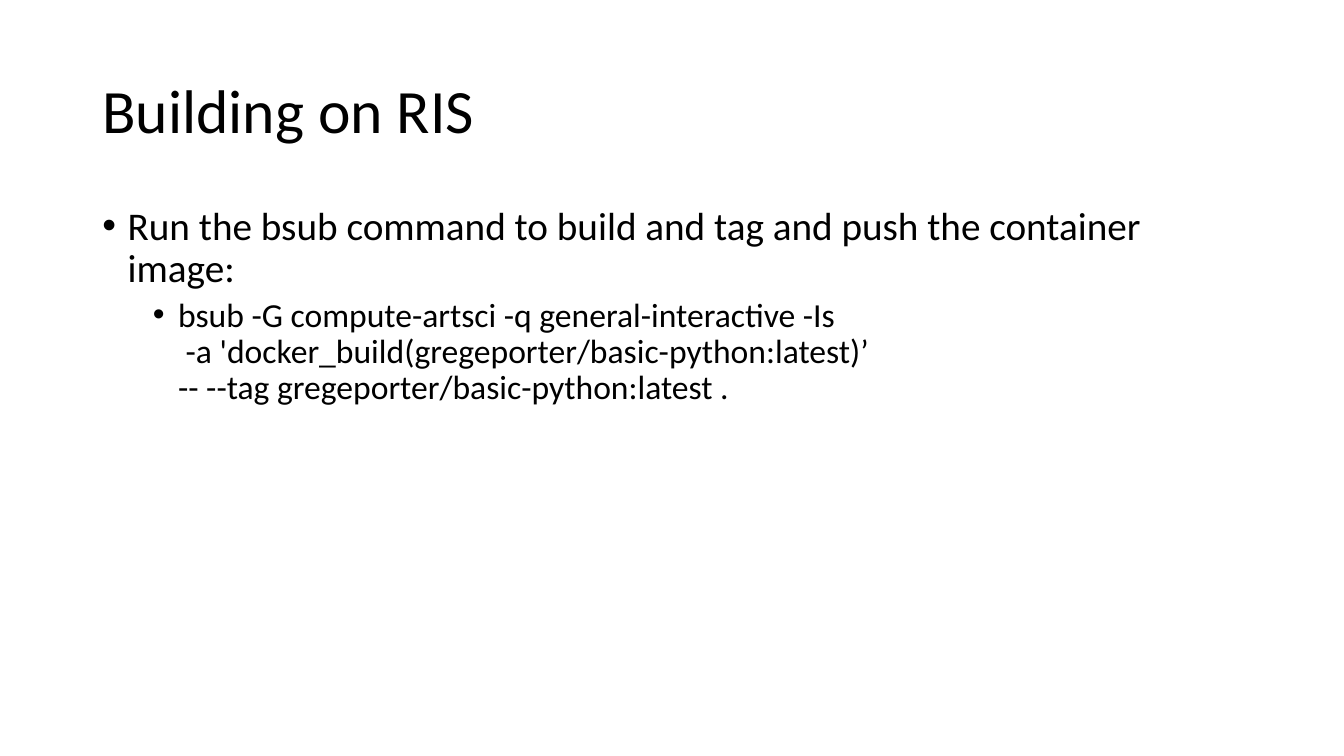
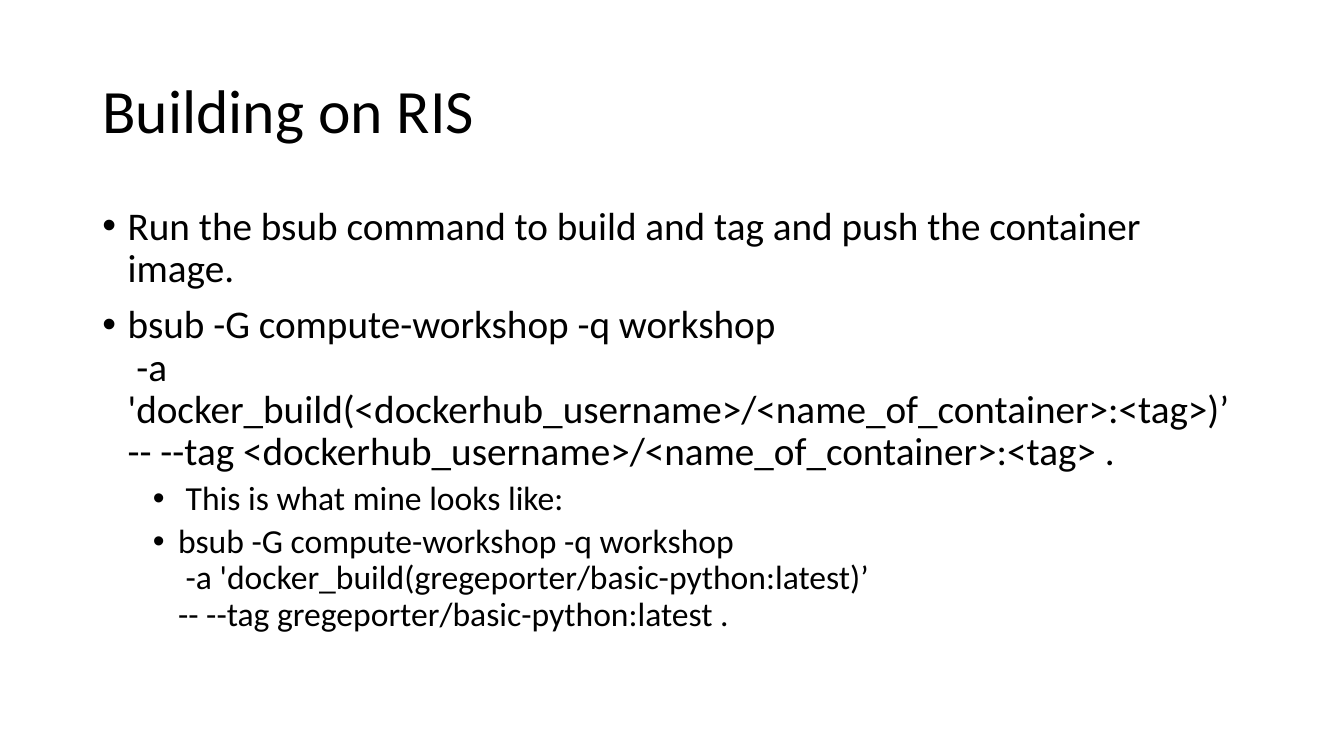
Before and after one commit to GregePorter/RIS-quickstart, a slide deck: slide 11 of slides/triads-ris-workshop-day-3.pptx. Drawn at 1344x756 pixels with LibreOffice and Linux fonts; fonts in the diff are those of the drawing. Boxes give left, top, right and bottom in pixels: in the first picture for what was removed or moved away, otherwise in the second. Text is boxed around its words. In the diff, an @@ line names an element or a change of style, - is before the commit and + after.

Commit message:
Added new dockerfiles

```diff
--- a/slides/triads-ris-workshop-day-3.pptx
+++ b/slides/triads-ris-workshop-day-3.pptx
@@ text at <box>128,212,1229,632</box>: text changed; size 24 to 28 pt @@
-• Run the bsub command to build and tag and push the container image:
-  • bsub -G compute-artsci -q general-interactive -Is
-    -a 'docker_build(gregeporter/basic-python:latest)’
-    -- --tag gregeporter/basic-python:latest .
+• Run the bsub command to build and tag and push the container image.
+• bsub -G compute-workshop -q workshop
+  -a 'docker_build(<dockerhub_username>/<name_of_container>:<tag>)’
+  -- --tag <dockerhub_username>/<name_of_container>:<tag> .
+  • This is what mine looks like:
+  • bsub -G compute-workshop -q workshop
+    -a 'docker_build(gregeporter/basic-python:latest)’
+    -- --tag gregeporter/basic-python:latest .
```
Also in this commit, not shown: 2 other slides changed, 1 slide added, 7 other files.
